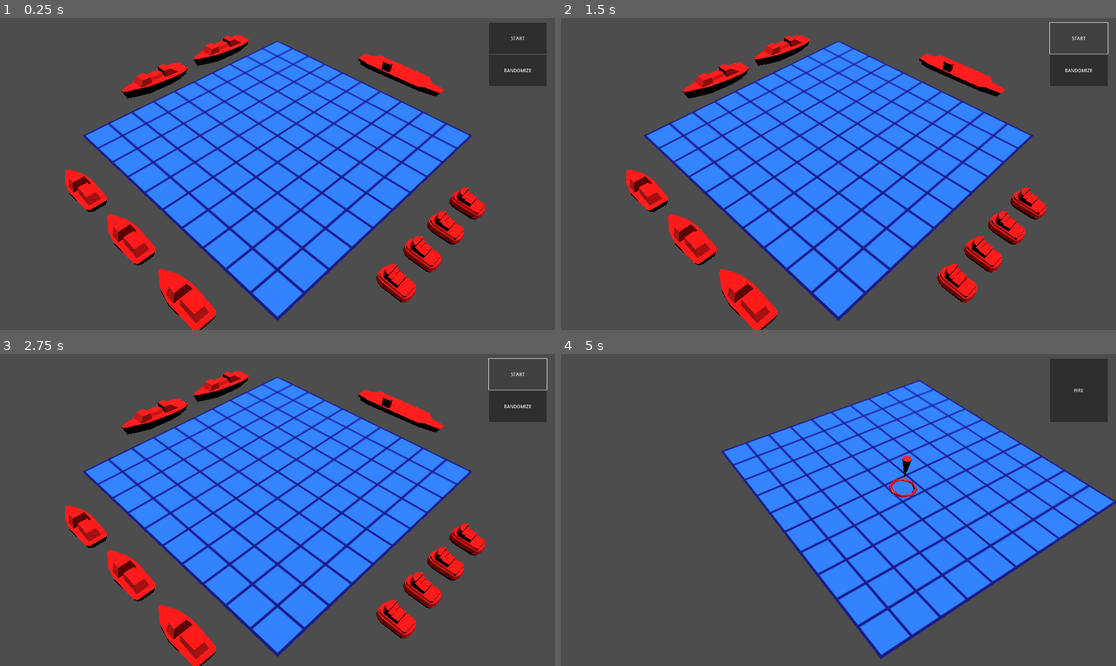
Above: before the commit, frames 1-4 (two rows, left to right).
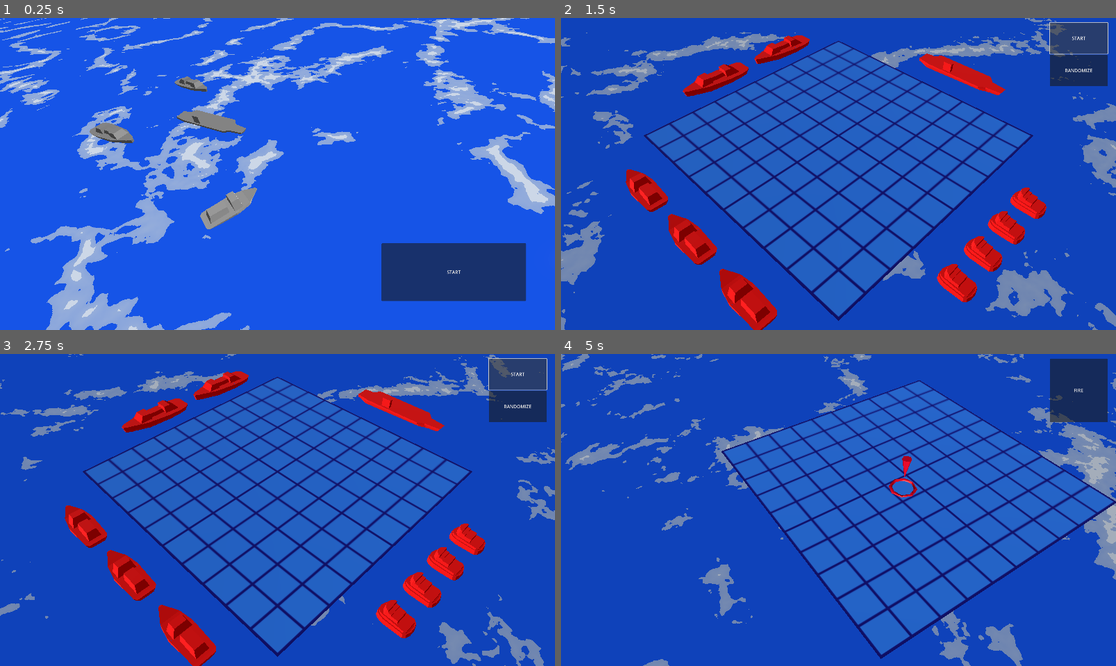
Above: after the commit, the same moments.

Repository: lanz-/battleships
Game: Godot game, scene res://scenes/main_menu.tscn
Two runs of this game, one before a commit and one after it. Both use one fixed random seed, a clock stepped at 60 frames per second and the inputs below. Before the commit the project starts from res://scenes/main.tscn.
Inputs:
- Up to frame 1 (0.25 s): no input
- Up to frame 2 (1.5 s): click "START" at 0.5 s; click "START" at 1.25 s
- Up to frame 3 (2.75 s): click "START" at 2 s
- Up to frame 4 (5 s): click "RANDOMIZE" at 2.75 s; click "RANDOMIZE" at 3.5 s; click "START" at 4.25 s

The runs differ from the first frame. In frame 1, 99% of the frame differs, in the area x 0-100%, y 0-100%; in frame 2, 100%; in frame 3, 100%; in frame 4, 100%.

Commit message:
Menues and stuff

Diff:
--- a/project.godot
+++ b/project.godot
@@ -11,7 +11,7 @@
 [application]
 
 config/name="battleship"
-run/main_scene="res://scenes/main.tscn"
+run/main_scene="res://scenes/main_menu.tscn"
 config/features=PackedStringArray("4.1", "GL Compatibility")
 config/icon="res://resources/icon.svg"
 
--- /dev/null
+++ b/resources/env.tres
@@ -0,0 +1,6 @@
+[gd_resource type="Environment" format=3 uid="uid://dnu5mpnn1itgg"]
+
+[resource]
+ambient_light_source = 2
+ambient_light_color = Color(1, 1, 1, 1)
+ambient_light_energy = 0.2
--- /dev/null
+++ b/resources/sea.gdshader
@@ -0,0 +1,34 @@
+shader_type spatial;
+
+uniform vec3 albedo : source_color;
+uniform vec3 foam_color: source_color;
+uniform vec3 foam_color2: source_color;
+uniform float metallic : hint_range(0.0, 1.0) = 0;
+uniform float roughness : hint_range(0.0, 1.0) = 0.02;
+uniform float foam_step: hint_range(0.0, 1.0) = 0.8;
+uniform float foam_step2: hint_range(0.0, 1.0) = 0.6;
+uniform float scale_factor: hint_range(0.0, 100.0) = 1.0;
+
+uniform vec2 move = vec2(1.0, 0.0);
+uniform vec2 move2 = vec2(0.0, 1.0);
+uniform float time_scale = 0.02;
+
+uniform sampler2D foam_strength;
+
+
+void fragment() {
+	vec2 time = fract(TIME * time_scale * move);
+	vec2 time2 = fract(TIME * time_scale * move2);
+	float foam_value = mix(
+		texture(foam_strength, (time + UV) * scale_factor).r,
+		texture(foam_strength, (time2 + UV) * scale_factor).r,
+		0.5
+	);
+
+	vec3 surface_color = mix(albedo, foam_color2, foam_value * step(foam_step2, foam_value));
+	surface_color = mix(surface_color, foam_color, step(foam_step, foam_value));
+
+	ALBEDO = surface_color;
+	METALLIC = metallic;
+	ROUGHNESS = roughness;
+}
--- a/scenes/main.tscn
+++ b/scenes/main.tscn
@@ -1,7 +1,11 @@
-[gd_scene load_steps=3 format=3 uid="uid://7xpyc1y76rkh"]
+[gd_scene load_steps=6 format=3 uid="uid://7xpyc1y76rkh"]
 
 [ext_resource type="PackedScene" uid="uid://cem2h2jy6cqjp" path="res://scenes/playfield.tscn" id="1_4vm7w"]
 [ext_resource type="Script" path="res://scripts/main.gd" id="1_w32tw"]
+[ext_resource type="PackedScene" uid="uid://bqum1op5688vf" path="res://scenes/sea.tscn" id="3_48kwx"]
+[ext_resource type="Environment" uid="uid://dnu5mpnn1itgg" path="res://resources/env.tres" id="4_nk2l2"]
+
+[sub_resource type="CameraAttributesPractical" id="CameraAttributesPractical_c8rcm"]
 
 [node name="Main" type="Node3D"]
 script = ExtResource("1_w32tw")
@@ -44,6 +48,50 @@
 size_flags_vertical = 3
 text = "FIRE"
 
+[node name="LoseLabel" type="Label" parent="Ui"]
+visible = false
+layout_mode = 1
+anchors_preset = 14
+anchor_top = 0.5
+anchor_right = 1.0
+anchor_bottom = 0.5
+offset_top = -13.0
+offset_bottom = 13.0
+grow_horizontal = 2
+grow_vertical = 2
+text = "YOU LOST"
+horizontal_alignment = 1
+
+[node name="WinLabel" type="Label" parent="Ui"]
+visible = false
+layout_mode = 1
+anchors_preset = 14
+anchor_top = 0.5
+anchor_right = 1.0
+anchor_bottom = 0.5
+offset_top = -13.0
+offset_bottom = 13.0
+grow_horizontal = 2
+grow_vertical = 2
+text = "YOU WON!"
+horizontal_alignment = 1
+
+[node name="MainMenuButton" type="Button" parent="Ui"]
+visible = false
+layout_mode = 1
+anchors_preset = -1
+anchor_left = 0.5
+anchor_top = 0.5
+anchor_right = 0.5
+anchor_bottom = 0.5
+offset_left = -100.0
+offset_top = 100.0
+offset_right = 100.0
+offset_bottom = 200.0
+grow_horizontal = 2
+grow_vertical = 2
+text = "MAIN MENU"
+
 [node name="player_playfield" parent="." instance=ExtResource("1_4vm7w")]
 
 [node name="enemy_playfield" parent="." instance=ExtResource("1_4vm7w")]
@@ -55,8 +103,20 @@
 size = 15.0
 
 [node name="main_light" type="DirectionalLight3D" parent="."]
-transform = Transform3D(-0.70032, 0.713086, -0.032564, -0.0472043, -0.000743912, 0.998885, 0.712266, 0.701076, 0.0341817, -10, 10, -10)
+transform = Transform3D(-0.657797, 0.375413, 0.652969, 0.675779, 0.676996, 0.291548, -0.332606, 0.633042, -0.699022, -3, 10, -8)
+
+[node name="back_light" type="DirectionalLight3D" parent="."]
+transform = Transform3D(0.707107, 0.5, -0.5, 0, 0.707107, 0.707107, 0.707107, -0.5, 0.5, -24, 6, 12)
+visible = false
+
+[node name="Sea" parent="." instance=ExtResource("3_48kwx")]
+transform = Transform3D(1, 0, 0, 0, 1, 0, 0, 0, 1, 0, -0.1, 0)
+
+[node name="WorldEnvironment" type="WorldEnvironment" parent="."]
+environment = ExtResource("4_nk2l2")
+camera_attributes = SubResource("CameraAttributesPractical_c8rcm")
 
 [connection signal="pressed" from="Ui/TopWindow/VBoxContainer/StartButton" to="." method="_on_start_button_pressed"]
 [connection signal="pressed" from="Ui/TopWindow/VBoxContainer/RandomizeButton" to="." method="_on_randomize_button_pressed"]
 [connection signal="pressed" from="Ui/TopWindow/VBoxContainer/FireButton" to="." method="_on_fire_button_pressed"]
+[connection signal="pressed" from="Ui/MainMenuButton" to="." method="_on_main_menu_button_pressed"]
--- /dev/null
+++ b/scenes/main_menu.tscn
@@ -0,0 +1,108 @@
+[gd_scene load_steps=10 format=3 uid="uid://koli83mtqubg"]
+
+[ext_resource type="PackedScene" uid="uid://bqum1op5688vf" path="res://scenes/sea.tscn" id="1_60unc"]
+[ext_resource type="ArrayMesh" uid="uid://cehr7avr3dcsn" path="res://resources/ship4.obj" id="1_jwb47"]
+[ext_resource type="Script" path="res://scripts/main_menu.gd" id="1_r3uil"]
+[ext_resource type="ArrayMesh" uid="uid://cmjt3umeixevm" path="res://resources/ship3_3.obj" id="2_60kgm"]
+[ext_resource type="ArrayMesh" uid="uid://bto1ymk0uyj0m" path="res://resources/ship3_2.obj" id="3_3jkvd"]
+[ext_resource type="ArrayMesh" uid="uid://cjvvveejn82re" path="res://resources/ship3_1.obj" id="4_l2xn2"]
+[ext_resource type="ArrayMesh" uid="uid://cvkvh0owfbuag" path="res://resources/ship2_2.obj" id="6_y76pk"]
+[ext_resource type="ArrayMesh" uid="uid://brwfaepcduup0" path="res://resources/ship2_1.obj" id="7_ymq41"]
+[ext_resource type="Environment" uid="uid://dnu5mpnn1itgg" path="res://resources/env.tres" id="8_i32nj"]
+
+[node name="MainMenu" type="Node3D"]
+script = ExtResource("1_r3uil")
+
+[node name="MainCamera" type="Camera3D" parent="."]
+transform = Transform3D(0.887446, -0.298607, 0.351104, -0.0702043, 0.665298, 0.74327, -0.455535, -0.684261, 0.569452, 8.68102, 5.61437, 6)
+
+[node name="Sea" parent="." instance=ExtResource("1_60unc")]
+transform = Transform3D(1, 0, 0, 0, 1, 0, 0, 0, 1, -18.7078, 0, -22.6261)
+
+[node name="Path3D" type="Path3D" parent="."]
+transform = Transform3D(0.988163, -0.12069, -0.0946987, 0.121041, 0.992646, -0.00205027, 0.0942497, -0.00943637, 0.995504, 0, 0, 0)
+
+[node name="battleship" type="Node3D" parent="."]
+transform = Transform3D(-4.37114e-08, 0, -1, 0, 1, 0, 1, 0, -4.37114e-08, -1.54481, 0, 2.62985)
+
+[node name="Ship33" type="MeshInstance3D" parent="battleship"]
+mesh = ExtResource("2_60kgm")
+skeleton = NodePath("../..")
+
+[node name="Ship32" type="MeshInstance3D" parent="battleship"]
+transform = Transform3D(1, 0, 0, 0, 1, 0, 0, 0, 1, 0, 0, 1)
+mesh = ExtResource("3_3jkvd")
+skeleton = NodePath("../..")
+
+[node name="Ship31" type="MeshInstance3D" parent="battleship"]
+transform = Transform3D(1, 0, 0, 0, 1, 0, 0, 0, 1, 0, 0, 2)
+mesh = ExtResource("4_l2xn2")
+skeleton = NodePath("../..")
+
+[node name="battleship2" type="Node3D" parent="."]
+transform = Transform3D(-0.177703, 0, -0.984084, 0, 1, 0, 0.984084, 0, -0.177703, -1.54481, 0, -2.7218)
+
+[node name="Ship33" type="MeshInstance3D" parent="battleship2"]
+mesh = ExtResource("2_60kgm")
+skeleton = NodePath("../..")
+
+[node name="Ship32" type="MeshInstance3D" parent="battleship2"]
+transform = Transform3D(1, 0, 0, 0, 1, 0, 0, 0, 1, 0, 0, 1)
+mesh = ExtResource("3_3jkvd")
+skeleton = NodePath("../..")
+
+[node name="Ship31" type="MeshInstance3D" parent="battleship2"]
+transform = Transform3D(1, 0, 0, 0, 1, 0, 0, 0, 1, 0, 0, 2)
+mesh = ExtResource("4_l2xn2")
+skeleton = NodePath("../..")
+
+[node name="carrier" type="Node3D" parent="."]
+
+[node name="Carrier" type="MeshInstance3D" parent="carrier"]
+mesh = ExtResource("1_jwb47")
+skeleton = NodePath("../..")
+
+[node name="destroyer" type="Node3D" parent="."]
+transform = Transform3D(0.883692, 0, -0.468069, 0, 1, 0, 0.468069, 0, 0.883692, 5.53556, 0, 3.14478)
+
+[node name="Ship22" type="MeshInstance3D" parent="destroyer"]
+mesh = ExtResource("6_y76pk")
+skeleton = NodePath("../..")
+
+[node name="Ship21" type="MeshInstance3D" parent="destroyer"]
+transform = Transform3D(1, 0, 0, 0, 1, 0, 0, 0, 1, 0, 0, 1)
+mesh = ExtResource("7_ymq41")
+skeleton = NodePath("../..")
+
+[node name="Control" type="Control" parent="."]
+layout_mode = 3
+anchors_preset = 15
+anchor_right = 1.0
+anchor_bottom = 1.0
+grow_horizontal = 2
+grow_vertical = 2
+
+[node name="StartButton" type="Button" parent="Control"]
+layout_mode = 1
+anchors_preset = -1
+anchor_left = 1.0
+anchor_top = 1.0
+anchor_right = 1.0
+anchor_bottom = 1.0
+offset_left = -600.0
+offset_top = -300.0
+offset_right = -100.0
+offset_bottom = -100.0
+grow_horizontal = 0
+grow_vertical = 0
+size_flags_horizontal = 8
+size_flags_vertical = 8
+text = "START"
+
+[node name="DirectionalLight3D" type="DirectionalLight3D" parent="."]
+transform = Transform3D(-0.36329, 0.710948, 0.602141, 0.793819, -0.102127, 0.599517, 0.48772, 0.69579, -0.527262, 0, 4.69061, 0)
+
+[node name="WorldEnvironment" type="WorldEnvironment" parent="."]
+environment = ExtResource("8_i32nj")
+
+[connection signal="pressed" from="Control/StartButton" to="." method="_on_start_button_pressed"]
--- a/scenes/playfield.tscn
+++ b/scenes/playfield.tscn
@@ -14,7 +14,6 @@
 [ext_resource type="Script" path="res://scripts/playfield_place_ship_state.gd" id="12_1ovsw"]
 [ext_resource type="Script" path="res://scripts/playefield_target_state.gd" id="13_waf6d"]
 [ext_resource type="Script" path="res://scripts/playfield_wait_state.gd" id="14_alqxp"]
-[ext_resource type="PackedScene" uid="uid://e0qrqa7eg276" path="res://scenes/missile.tscn" id="14_onjor"]
 
 [sub_resource type="BoxShape3D" id="BoxShape3D_q48ue"]
 
@@ -210,6 +209,3 @@
 
 [node name="WaitState" type="Node3D" parent="."]
 script = ExtResource("14_alqxp")
-
-[node name="Missile" parent="." instance=ExtResource("14_onjor")]
-transform = Transform3D(1, 0, 0, 0, -4.37114e-08, 1, 0, -1, -4.37114e-08, 5, 10, 5)
--- /dev/null
+++ b/scenes/sea.tscn
@@ -0,0 +1,36 @@
+[gd_scene load_steps=6 format=3 uid="uid://bqum1op5688vf"]
+
+[ext_resource type="Shader" path="res://resources/sea.gdshader" id="1_mjmxw"]
+
+[sub_resource type="QuadMesh" id="QuadMesh_0ast6"]
+size = Vector2(100, 100)
+orientation = 1
+
+[sub_resource type="FastNoiseLite" id="FastNoiseLite_miagv"]
+noise_type = 3
+fractal_type = 2
+fractal_lacunarity = 4.0
+
+[sub_resource type="NoiseTexture2D" id="NoiseTexture2D_kjrhi"]
+seamless = true
+noise = SubResource("FastNoiseLite_miagv")
+
+[sub_resource type="ShaderMaterial" id="ShaderMaterial_ke8ge"]
+render_priority = 0
+shader = ExtResource("1_mjmxw")
+shader_parameter/albedo = Color(0.109804, 0.364706, 1, 1)
+shader_parameter/foam_color = Color(0.882353, 0.929412, 1, 1)
+shader_parameter/foam_color2 = Color(0.717647, 0.803922, 0.937255, 1)
+shader_parameter/metallic = 0.0
+shader_parameter/roughness = 0.02
+shader_parameter/foam_step = 0.882
+shader_parameter/foam_step2 = 0.801
+shader_parameter/scale_factor = 2.0
+shader_parameter/move = Vector2(1, 0)
+shader_parameter/move2 = Vector2(0, 1)
+shader_parameter/time_scale = 0.004
+shader_parameter/foam_strength = SubResource("NoiseTexture2D_kjrhi")
+
+[node name="Sea" type="MeshInstance3D"]
+mesh = SubResource("QuadMesh_0ast6")
+surface_material_override/0 = SubResource("ShaderMaterial_ke8ge")
--- a/scripts/game.gd
+++ b/scripts/game.gd
@@ -2,6 +2,7 @@
 
 
 var _tween: Tween = null
+var main_menu_scene = preload("res://scenes/main_menu.tscn")
 
 
 func translate(pos: Vector3) -> Vector2i:
--- a/scripts/main.gd
+++ b/scripts/main.gd
@@ -15,9 +15,14 @@
 	Vector3(-4, 10, -4),
 )
 
+
 @onready var main_camera = $main_camera
 @onready var player_field = $player_playfield
 @onready var enemy_field = $enemy_playfield
+
+@onready var win_label = $Ui/WinLabel
+@onready var lose_label = $Ui/LoseLabel
+@onready var mm_button = $Ui/MainMenuButton
 
 @onready var fire_button = $Ui/TopWindow/VBoxContainer/FireButton
 @onready var start_button = $Ui/TopWindow/VBoxContainer/StartButton
@@ -48,6 +53,21 @@
 	_tween.tween_property(main_camera, "transform", cam_transform, 1.0)
 
 
+func _enemy_turn():
+	fire_button.hide()
+	await get_tree().create_timer(0.8).timeout
+	_look_at(player_field_transform)
+	await player_field.resolve_enemy_shot()
+	await get_tree().create_timer(0.8).timeout
+	_look_at(enemy_field_transform)
+	if player_field.no_alive_ships():
+		enemy_field.enter_game_over_state()
+		lose_label.show()
+		mm_button.show()
+	else:
+		fire_button.show()
+
+
 func _on_start_button_pressed():
 	if player_field.is_ships_placed():
 		player_field.enter_wait_state()
@@ -68,11 +88,15 @@
 	var resolved = resolution[0]
 	var extra_turn = resolution[1]
 
-	if resolved and not extra_turn:
+	if enemy_field.no_alive_ships():
+		enemy_field.enter_game_over_state()
+		win_label.show()
+		mm_button.show()
 		fire_button.hide()
-		await get_tree().create_timer(0.8).timeout
-		_look_at(player_field_transform)
-		await player_field.resolve_enemy_shot()
-		await get_tree().create_timer(0.8).timeout
-		_look_at(enemy_field_transform)
-		fire_button.show()
+	else:
+		if resolved and not extra_turn:
+			await _enemy_turn()
+
+
+func _on_main_menu_button_pressed():
+	get_tree().change_scene_to_packed(Game.main_menu_scene)
--- /dev/null
+++ b/scripts/main_menu.gd
@@ -0,0 +1,18 @@
+extends Node3D
+
+
+var main_scene = preload("res://scenes/main.tscn")
+
+
+# Called when the node enters the scene tree for the first time.
+func _ready():
+	pass # Replace with function body.
+
+
+# Called every frame. 'delta' is the elapsed time since the previous frame.
+func _process(delta):
+	pass
+
+
+func _on_start_button_pressed():
+	get_tree().change_scene_to_packed(main_scene)
--- a/scripts/playefield_target_state.gd
+++ b/scripts/playefield_target_state.gd
@@ -57,7 +57,8 @@
 			tween = create_tween().set_trans(Tween.TRANS_BOUNCE).set_parallel()
 		tween.tween_property(shot_marker, "scale", Vector3.ONE, 0.5)
 
-	await tween.finished
+	if tween:
+		await tween.finished
 
 
 func _is_hit(ships, shot_marker):
--- a/scripts/playfield.gd
+++ b/scripts/playfield.gd
@@ -44,6 +44,21 @@
 	state = $WaitState
 
 
+func enter_game_over_state():
+	for ship in ships.get_children():
+		ship.show()
+
+	state = $WaitState
+
+
+func no_alive_ships():
+	for ship in ships.get_children():
+		if not ship.is_destroyed():
+			return false
+
+	return true
+
+
 func is_ships_placed():
 	for ship in ships.get_children():
 		if not ship.placed:
--- a/scripts/playfield_wait_state.gd
+++ b/scripts/playfield_wait_state.gd
@@ -104,6 +104,9 @@
 	var is_hit = true
 
 	while is_hit:
+		if len(_previous_shots) >= 100:
+			return
+
 		var pos = _choose_shot_position()
 
 		await get_tree().create_timer(2.0).timeout
Not shown: 1 places in scenes/playfield.tscn that only renumber resources
